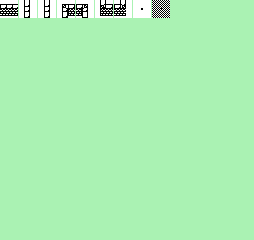
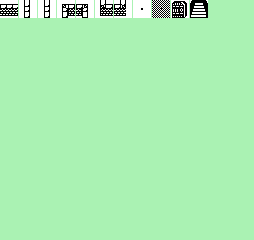
Layer changes from the first (254, 240) image to the second:
added layer "door" above "down stairs" over [171, 0, 208, 18]
added layer "down stairs" above "hallway" over [171, 0, 208, 18]
